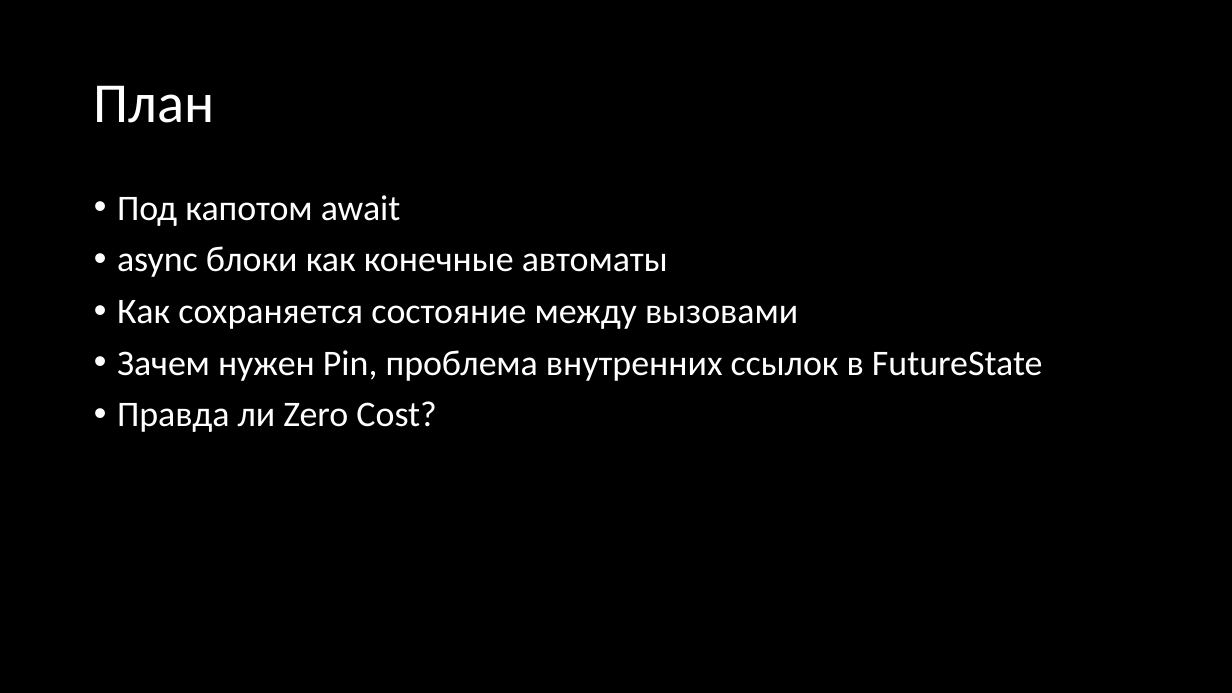
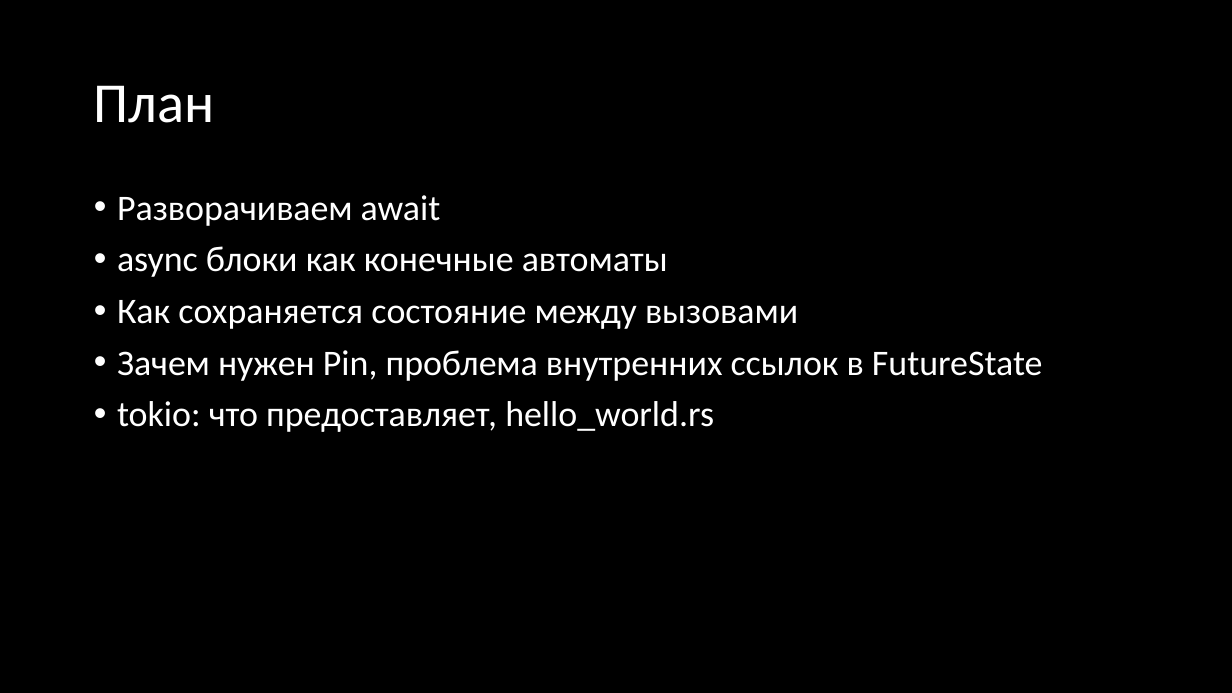
Before and after one commit to Gordon01/learn-rust, a slide deck: slide 119 of keynotes/Rust 2024.pptx (slide 118 before the commit). Drawn at 1232x693 pixels with LibreOffice and Linux fonts; fonts in the diff are those of the drawing. Boxes give left, top, right and bottom in pixels: in the first picture for what was removed or moved away, otherwise in the second. Text is boxed around its words. In the diff, an @@ line names an element or a change of style, - is before the commit and + after.

```diff
--- a/keynotes/Rust 2024.pptx
+++ b/keynotes/Rust 2024.pptx
@@ text at (117,195,441,226): text changed @@
-• Под капотом await
+• Разворачиваем await
@@ text at (117,401,714,432): text changed @@
-• Правда ли Zero Cost?
+• tokio: что предоставляет, hello_world.rs
```
Also in this commit, not shown: 1 other slide changed, 9 slides added, 5 other files.
